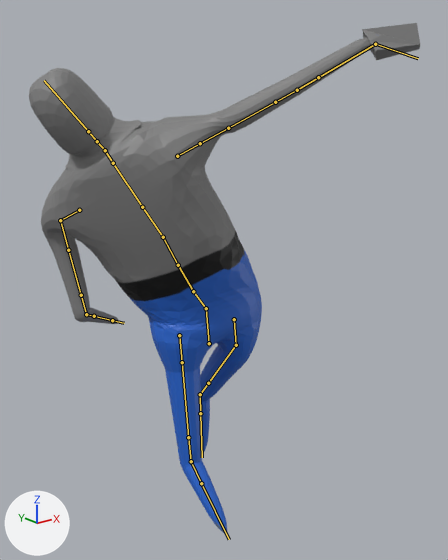
What one commit did to the Blender file resources/blender/blocky_trashbot.blend.
One viewpoint serves both versions: a camera (50 mm lens) standing at (-1.27, -1.74, 1.58) and looking at (0.14, 0.03, 0.87). Lighting does not change. The marker at lower left points along +X, +Y and +Z. The older version comes first. Both versions are drawn at frame 11 of the action 'Slash2'; the numbers are the values there. The bones that bend it are drawn over the model as lines.
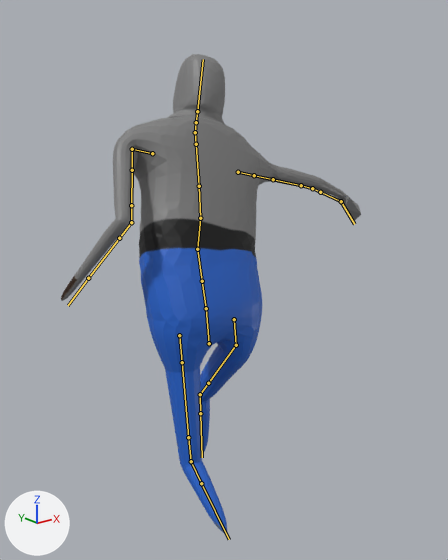
Boxes (x1, y1, x2, y2) around the edits, measured in the pictures (448 x 560 px):
'Cube', posed (23% narrower, 6% shorter)
    before: (29, 23, 420, 534)
    after: (61, 54, 361, 534)
bone 'Bone.001', root to tip
    before: (206, 308) to (193, 291)
    after: (206, 308) to (202, 281)
bone 'Bone.002', root to tip
    before: (193, 291) to (178, 265)
    after: (202, 281) to (197, 249)
bone 'Bone.003', root to tip
    before: (178, 265) to (163, 237)
    after: (197, 249) to (200, 218)

The change in detail:
Bone 'Bone.001' (bone_bone_001) turns from (10, -8, 37) to (-14, -1, -5) degrees about its own x, y and z.
Bone 'Bone.002' (bone_bone_002) turns from (-16, -38, 0) to (0, 0, 0) degrees about its own x, y and z.
Bone 'Bone.003' (bone_bone_003) turns from (2, -1, -4) to (0, 2, -18) degrees about its own x, y and z.
